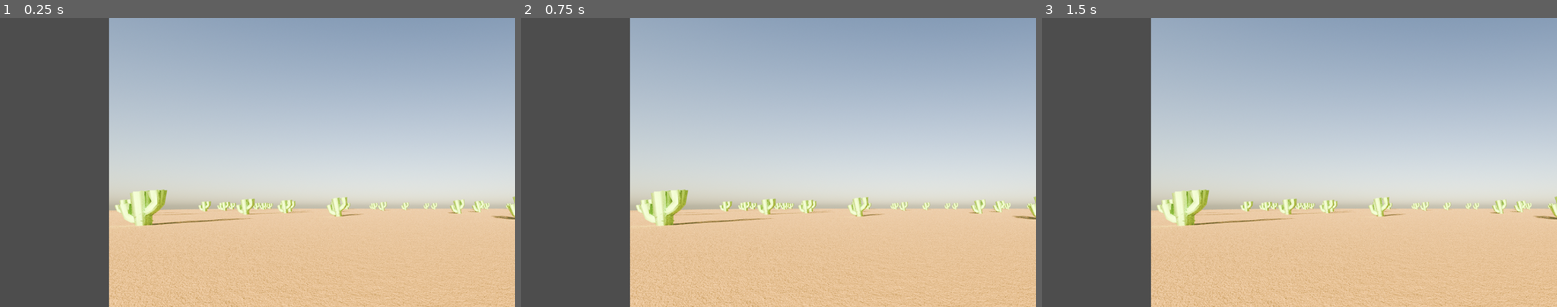
Above: before the commit, frames 1-3 (left to right).
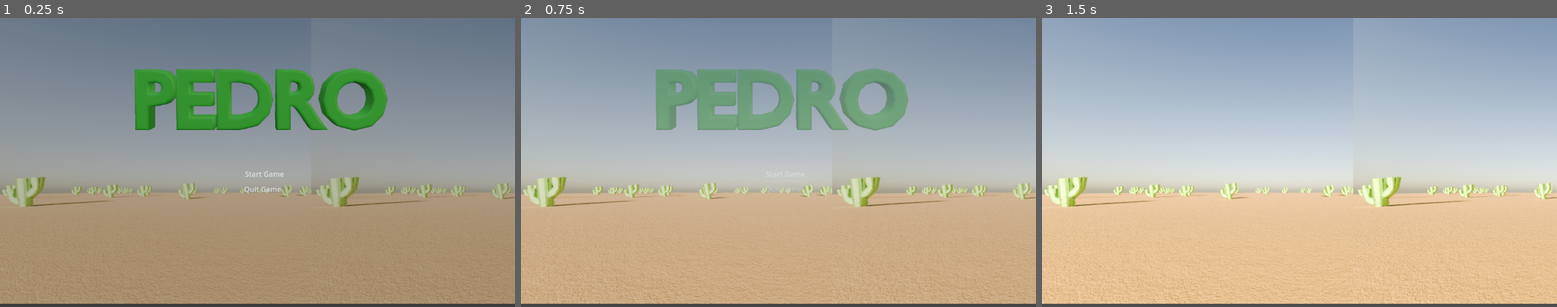
Above: after the commit, the same moments.

Repository: Burns3y/Pedro
Game: Godot game, scene res://scenes/levels/level 1.tscn
Two runs of this game, one before a commit and one after it. Both use one fixed random seed, a clock stepped at 60 frames per second and the inputs below.
Inputs (mouse positions are in pixels of both pictures, inside the frame that each line leads up to):
- Up to frame 1 (0.25 s): no input
- Up to frame 2 (0.75 s): click (783, 174) at 0.5 s, where only the run after the commit has a clickable "Start Game"
- Up to frame 3 (1.5 s): tap Enter at 1.25 s

The runs differ from the first frame. In frame 1, 100% of the frame differs, in the area x 0-100%, y 0-100%; in frame 2, 80%; in frame 3, 31%.

Commit message:
start screen complete and lvl 1 2d node recreated

Diff:
--- a/scenes/levels/level 1.tscn
+++ b/scenes/levels/level 1.tscn
@@ -1,7 +1,19 @@
-[gd_scene load_steps=2 format=3 uid="uid://b2ka0p8hqghii"]
+[gd_scene load_steps=3 format=3 uid="uid://b2ka0p8hqghii"]
 
 [ext_resource type="Texture2D" uid="uid://4853smc3bg2i" path="res://assets/backgrounds/pedro_bg3.png" id="1_u5ag3"]
+[ext_resource type="PackedScene" uid="uid://chksvnkh4bye7" path="res://scenes/levels/Start Screen/start_screen.tscn" id="2_ibqr6"]
 
-[node name="PedroBg3" type="Sprite2D"]
-position = Vector2(795, 340)
+[node name="Node2D" type="Node2D"]
+
+[node name="PedroBg3" type="Sprite2D" parent="."]
+position = Vector2(451, 319)
+scale = Vector2(0.829897, 0.829897)
 texture = ExtResource("1_u5ag3")
+
+[node name="PedroBg4" type="Sprite2D" parent="."]
+position = Vector2(1153, 319)
+scale = Vector2(0.829897, 0.829897)
+texture = ExtResource("1_u5ag3")
+
+[node name="Start_Screen" parent="." instance=ExtResource("2_ibqr6")]
+position = Vector2(-4, 23)
